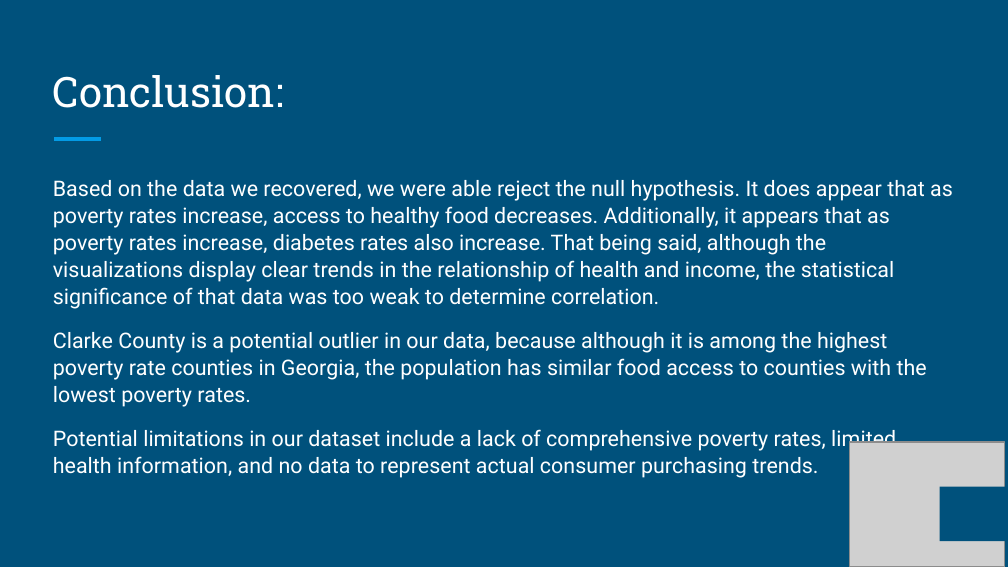
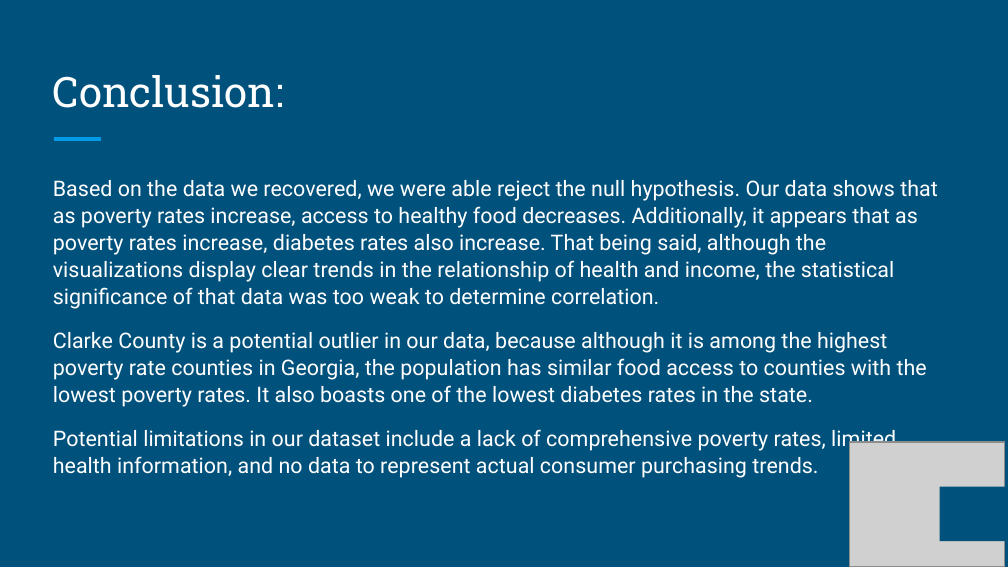
Before and after one commit to anishak520/Project1, a slide deck: slide 16 of Final Data Analysis/Food Access in Georgia.pptx. Drawn at 1008x567 pixels with LibreOffice and Linux fonts; fonts in the diff are those of the drawing; grey boxes stand for pictures. Boxes give left, top, right and bottom in pixels: in the first picture for what was removed or moved away, otherwise in the second. Text is boxed around its words. In the diff, an @@ line names an element or a change of style, - is before the commit and + after.

Commit message:
updated powerpoint

```diff
--- a/Final Data Analysis/Food Access in Georgia.pptx
+++ b/Final Data Analysis/Food Access in Georgia.pptx
@@ text at (53,180,938,407): text changed @@
-Based on the data we recovered, we were able reject the null hypothesis. It does appear that as poverty rates increase, access to healthy food decreases. Additionally, it appears that as poverty rates increase, diabetes rates also increase. That being said, although the visualizations display clear trends in the relationship of health and income, the statistical significance of that data was too weak to determine correlation.
-Clarke County is a potential outlier in our data, because although it is among the highest poverty rate counties in Georgia, the population has similar food access to counties with the lowest poverty rates.
+Based on the data we recovered, we were able reject the null hypothesis. Our data shows that as poverty rates increase, access to healthy food decreases. Additionally, it appears that as poverty rates increase, diabetes rates also increase. That being said, although the visualizations display clear trends in the relationship of health and income, the statistical significance of that data was too weak to determine correlation.
+Clarke County is a potential outlier in our data, because although it is among the highest poverty rate counties in Georgia, the population has similar food access to counties with the lowest poverty rates. It also boasts one of the lowest diabetes rates in the state.
```
Also in this commit, not shown: 2 other slides changed.
